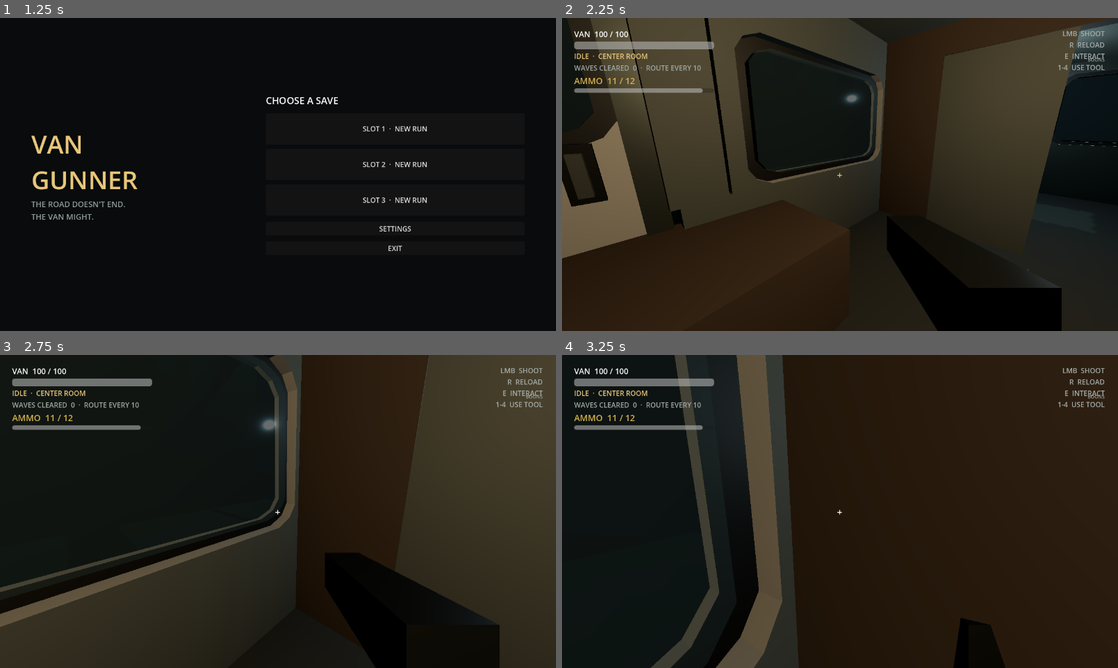
Above: before the commit, frames 1-4 (two rows, left to right).
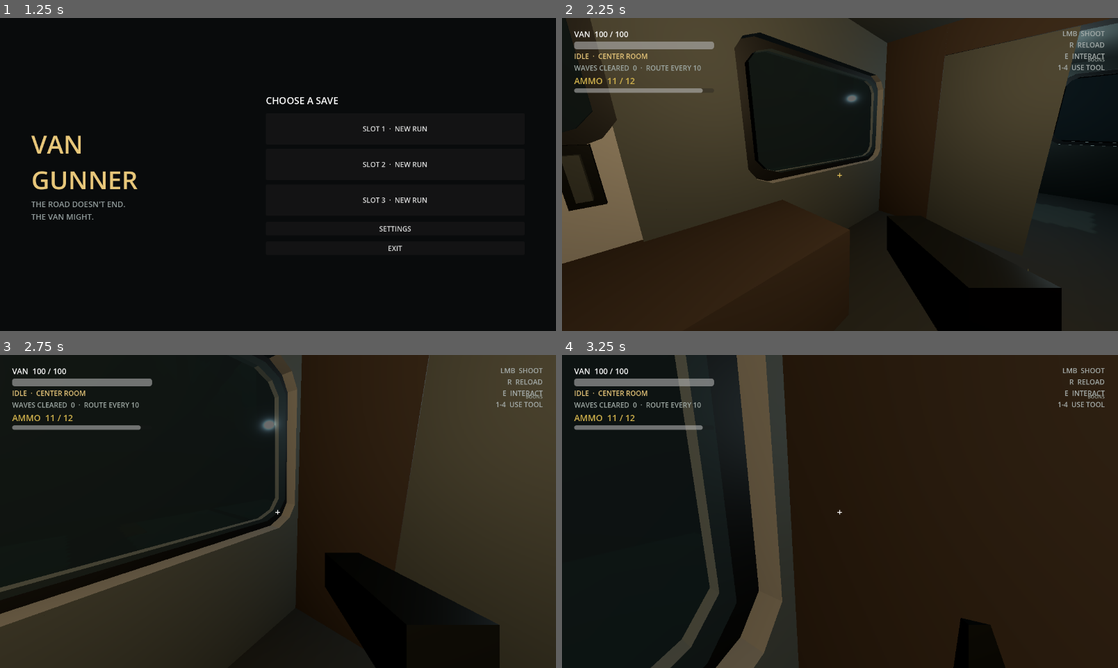
Above: after the commit, the same moments.

Repository: SebastianFreitas/van-gunner
Game: Godot game, scene res://scenes/boot/boot.tscn
Same seed, same stepped clock (60 frames per second), same inputs: the game is played once before the commit and once after it.
Inputs (mouse positions are in pixels of both pictures, inside the frame that each line leads up to):
- Up to frame 1 (1.25 s): tap Enter at 0.5 s; move the mouse to (400, 158) at 0.52 s; hold D (move_right) from 0.53 s (still down); hold E (interact) from 0.53 s (still down)
- Up to frame 2 (2.25 s): release D (move_right) at 1.25 s; release E (interact) at 1.25 s; click "SLOT 1 · NEW RUN" at 1.25 s; tap Space at 2 s; move the mouse to (812, 174) at 2.02 s; hold W (move_forward) from 2.03 s (still down); click (812, 174) at 2.1 s
- Up to frame 3 (2.75 s): keep holding W (move_forward)
- Up to frame 4 (3.25 s): keep holding W (move_forward); move the mouse to (851, 505) at 2.77 s; hold 1 (use_slot_1) from 2.78 s (still down)

Frame 1 is identical in both runs. In frame 2, 2.5% of the frame differs, in the area x 0-31%, y 0-79%; in frame 3, less than 0.1%; in frame 4, less than 0.1%.

Commit message:
Seal van pillars, rails, and side doors so the shell joints sit flush.
Co-authored-by: Cursor <cursoragent@cursor.com>

Diff:
--- a/scenes/van/van.tscn
+++ b/scenes/van/van.tscn
@@ -48,22 +48,22 @@
 roughness = 0.72
 
 [sub_resource type="BoxMesh" id="SideRailMesh"]
-size = Vector3(0.18, 1.05, 6.8)
+size = Vector3(0.18, 1.05, 6.9)
 
 [sub_resource type="BoxShape3D" id="SideRailShape"]
-size = Vector3(0.18, 1.05, 6.8)
+size = Vector3(0.18, 1.05, 6.9)
 
 [sub_resource type="BoxMesh" id="SideTopMesh"]
-size = Vector3(0.18, 0.55, 6.8)
+size = Vector3(0.18, 0.55, 6.9)
 
 [sub_resource type="BoxShape3D" id="SideTopShape"]
-size = Vector3(0.18, 0.55, 6.8)
+size = Vector3(0.18, 0.55, 6.9)
 
 [sub_resource type="BoxMesh" id="SidePillarMesh"]
-size = Vector3(0.18, 1.5, 0.42)
+size = Vector3(0.18, 3.05, 0.5)
 
 [sub_resource type="BoxShape3D" id="SidePillarShape"]
-size = Vector3(0.18, 1.5, 0.42)
+size = Vector3(0.18, 3.05, 0.5)
 
 [sub_resource type="StandardMaterial3D" id="RearWindowFrameMaterial"]
 albedo_color = Color(0.04, 0.045, 0.05, 1)
@@ -98,7 +98,7 @@
 roughness = 0.25
 
 [sub_resource type="BoxShape3D" id="SideDoorShape"]
-size = Vector3(0.22, 3.05, 2.42)
+size = Vector3(0.18, 3.05, 2.38)
 
 [sub_resource type="BoxMesh" id="RearWindowGlassMesh"]
 size = Vector3(1.8, 1.36, 0.04)
@@ -203,95 +203,95 @@
 mesh = SubResource("FloorMesh")
 
 [node name="LeftLowerRail" type="MeshInstance3D" parent="TravelPath/VanFollow/VanRig/Interior/Shell" unique_id=339440941]
-transform = Transform3D(1, 0, 0, 0, 1, 0, 0, 0, 1, -2.31, 0.525, 1.25)
+transform = Transform3D(1, 0, 0, 0, 1, 0, 0, 0, 1, -2.31, 0.525, 1.2)
 material_override = SubResource("WallMaterial")
 mesh = SubResource("SideRailMesh")
 
 [node name="LeftLowerCollision" type="CollisionShape3D" parent="TravelPath/VanFollow/VanRig/Interior/Shell" unique_id=1819202474]
-transform = Transform3D(1, 0, 0, 0, 1, 0, 0, 0, 1, -2.31, 0.525, 1.25)
+transform = Transform3D(1, 0, 0, 0, 1, 0, 0, 0, 1, -2.31, 0.525, 1.2)
 shape = SubResource("SideRailShape")
 
 [node name="LeftUpperRail" type="MeshInstance3D" parent="TravelPath/VanFollow/VanRig/Interior/Shell" unique_id=300041863]
-transform = Transform3D(1, 0, 0, 0, 1, 0, 0, 0, 1, -2.31, 2.8105245, 1.25)
+transform = Transform3D(1, 0, 0, 0, 1, 0, 0, 0, 1, -2.31, 2.85, 1.2)
 material_override = SubResource("WallMaterial")
 mesh = SubResource("SideTopMesh")
 
 [node name="LeftUpperCollision" type="CollisionShape3D" parent="TravelPath/VanFollow/VanRig/Interior/Shell" unique_id=1746780477]
-transform = Transform3D(1, 0, 0, 0, 1, 0, 0, 0, 1, -2.31, 2.875, 1.25)
+transform = Transform3D(1, 0, 0, 0, 1, 0, 0, 0, 1, -2.31, 2.85, 1.2)
 shape = SubResource("SideTopShape")
 
 [node name="RightLowerRail" type="MeshInstance3D" parent="TravelPath/VanFollow/VanRig/Interior/Shell" unique_id=259678759]
-transform = Transform3D(1, 0, 0, 0, 1, 0, 0, 0, 1, 2.31, 0.525, 1.25)
+transform = Transform3D(1, 0, 0, 0, 1, 0, 0, 0, 1, 2.31, 0.525, 1.2)
 material_override = SubResource("WallMaterial")
 mesh = SubResource("SideRailMesh")
 
 [node name="RightLowerCollision" type="CollisionShape3D" parent="TravelPath/VanFollow/VanRig/Interior/Shell" unique_id=83138049]
-transform = Transform3D(1, 0, 0, 0, 1, 0, 0, 0, 1, 2.31, 0.525, 1.25)
+transform = Transform3D(1, 0, 0, 0, 1, 0, 0, 0, 1, 2.31, 0.525, 1.2)
 shape = SubResource("SideRailShape")
 
 [node name="RightUpperRail" type="MeshInstance3D" parent="TravelPath/VanFollow/VanRig/Interior/Shell" unique_id=646741751]
-transform = Transform3D(1, 0, 0, 0, 1, 0, 0, 0, 1, 2.31, 2.8105245, 1.25)
+transform = Transform3D(1, 0, 0, 0, 1, 0, 0, 0, 1, 2.31, 2.85, 1.2)
 material_override = SubResource("WallMaterial")
 mesh = SubResource("SideTopMesh")
 
 [node name="RightUpperCollision" type="CollisionShape3D" parent="TravelPath/VanFollow/VanRig/Interior/Shell" unique_id=1390590106]
-transform = Transform3D(1, 0, 0, 0, 1, 0, 0, 0, 1, 2.31, 2.875, 1.25)
+transform = Transform3D(1, 0, 0, 0, 1, 0, 0, 0, 1, 2.31, 2.85, 1.2)
 shape = SubResource("SideTopShape")
 
 [node name="SidePillars" type="StaticBody3D" parent="TravelPath/VanFollow/VanRig/Interior/Shell" unique_id=1734239770]
 
 [node name="LeftRear" type="MeshInstance3D" parent="TravelPath/VanFollow/VanRig/Interior/Shell/SidePillars" unique_id=90263395]
-transform = Transform3D(1, 0, 0, 0, 1, 0, 0, 0, 1, -2.31, 1.775, 4.42)
+transform = Transform3D(1, 0, 0, 0, 1, 0, 0, 0, 1, -2.31, 1.525, 4.42)
 material_override = SubResource("WallMaterial")
 mesh = SubResource("SidePillarMesh")
 
 [node name="LeftMiddle" type="MeshInstance3D" parent="TravelPath/VanFollow/VanRig/Interior/Shell/SidePillars" unique_id=1516235068]
-transform = Transform3D(1, 0, 0, 0, 1, 0, 0, 0, 1, -2.31, 1.775, 1.25)
+transform = Transform3D(1, 0, 0, 0, 1, 0, 0, 0, 1, -2.31, 1.525, 1.25)
 material_override = SubResource("WallMaterial")
 mesh = SubResource("SidePillarMesh")
 
 [node name="LeftFront" type="MeshInstance3D" parent="TravelPath/VanFollow/VanRig/Interior/Shell/SidePillars" unique_id=925343552]
-transform = Transform3D(1, 0, 0, 0, 1, 0, 0, 0, 1, -2.31, 1.7877623, -1.9766937)
+transform = Transform3D(1, 0, 0, 0, 1, 0, 0, 0, 1, -2.31, 1.525, -2)
 material_override = SubResource("WallMaterial")
 mesh = SubResource("SidePillarMesh")
 
 [node name="RightRear" type="MeshInstance3D" parent="TravelPath/VanFollow/VanRig/Interior/Shell/SidePillars" unique_id=2029421694]
-transform = Transform3D(1, 0, 0, 0, 1, 0, 0, 0, 1, 2.31, 1.775, 4.42)
+transform = Transform3D(1, 0, 0, 0, 1, 0, 0, 0, 1, 2.31, 1.525, 4.42)
 material_override = SubResource("WallMaterial")
 mesh = SubResource("SidePillarMesh")
 
 [node name="RightMiddle" type="MeshInstance3D" parent="TravelPath/VanFollow/VanRig/Interior/Shell/SidePillars" unique_id=894746951]
-transform = Transform3D(1, 0, 0, 0, 1, 0, 0, 0, 1, 2.31, 1.775, 1.25)
+transform = Transform3D(1, 0, 0, 0, 1, 0, 0, 0, 1, 2.31, 1.525, 1.25)
 material_override = SubResource("WallMaterial")
 mesh = SubResource("SidePillarMesh")
 
 [node name="RightFront" type="MeshInstance3D" parent="TravelPath/VanFollow/VanRig/Interior/Shell/SidePillars" unique_id=518299233]
-transform = Transform3D(1, 0, 0, 0, 1, 0, 0, 0, 1, 2.31, 1.775, -2)
+transform = Transform3D(1, 0, 0, 0, 1, 0, 0, 0, 1, 2.31, 1.525, -2)
 material_override = SubResource("WallMaterial")
 mesh = SubResource("SidePillarMesh")
 
 [node name="LeftRearCollision" type="CollisionShape3D" parent="TravelPath/VanFollow/VanRig/Interior/Shell/SidePillars" unique_id=1462294698]
-transform = Transform3D(1, 0, 0, 0, 1, 0, 0, 0, 1, -2.31, 1.775, 4.42)
+transform = Transform3D(1, 0, 0, 0, 1, 0, 0, 0, 1, -2.31, 1.525, 4.42)
 shape = SubResource("SidePillarShape")
 
 [node name="LeftMiddleCollision" type="CollisionShape3D" parent="TravelPath/VanFollow/VanRig/Interior/Shell/SidePillars" unique_id=1572694219]
-transform = Transform3D(1, 0, 0, 0, 1, 0, 0, 0, 1, -2.31, 1.775, 1.25)
+transform = Transform3D(1, 0, 0, 0, 1, 0, 0, 0, 1, -2.31, 1.525, 1.25)
 shape = SubResource("SidePillarShape")
 
 [node name="LeftFrontCollision" type="CollisionShape3D" parent="TravelPath/VanFollow/VanRig/Interior/Shell/SidePillars" unique_id=1923883386]
-transform = Transform3D(1, 0, 0, 0, 1, 0, 0, 0, 1, -2.31, 1.775, -2)
+transform = Transform3D(1, 0, 0, 0, 1, 0, 0, 0, 1, -2.31, 1.525, -2)
 shape = SubResource("SidePillarShape")
 
 [node name="RightRearCollision" type="CollisionShape3D" parent="TravelPath/VanFollow/VanRig/Interior/Shell/SidePillars" unique_id=1344796928]
-transform = Transform3D(1, 0, 0, 0, 1, 0, 0, 0, 1, 2.31, 1.775, 4.42)
+transform = Transform3D(1, 0, 0, 0, 1, 0, 0, 0, 1, 2.31, 1.525, 4.42)
 shape = SubResource("SidePillarShape")
 
 [node name="RightMiddleCollision" type="CollisionShape3D" parent="TravelPath/VanFollow/VanRig/Interior/Shell/SidePillars" unique_id=370679857]
-transform = Transform3D(1, 0, 0, 0, 1, 0, 0, 0, 1, 2.31, 1.775, 1.25)
+transform = Transform3D(1, 0, 0, 0, 1, 0, 0, 0, 1, 2.31, 1.525, 1.25)
 shape = SubResource("SidePillarShape")
 
 [node name="RightFrontCollision" type="CollisionShape3D" parent="TravelPath/VanFollow/VanRig/Interior/Shell/SidePillars" unique_id=556399036]
-transform = Transform3D(1, 0, 0, 0, 1, 0, 0, 0, 1, 2.31, 1.775, -2)
+transform = Transform3D(1, 0, 0, 0, 1, 0, 0, 0, 1, 2.31, 1.525, -2)
 shape = SubResource("SidePillarShape")
 
 [node name="SideWindows" type="Node3D" parent="TravelPath/VanFollow/VanRig/Interior/Shell" unique_id=1970653052]
@@ -302,7 +302,7 @@
 [node name="WallPanel" type="CSGCombiner3D" parent="TravelPath/VanFollow/VanRig/Interior/Shell/SideWindows/LeftRear" unique_id=1158146212]
 
 [node name="Body" type="CSGBox3D" parent="TravelPath/VanFollow/VanRig/Interior/Shell/SideWindows/LeftRear/WallPanel" unique_id=528218169]
-size = Vector3(0.18, 1.55, 2.78)
+size = Vector3(0.18, 1.62, 2.86)
 material = SubResource("WallMaterial")
 
 [node name="WindowCut" type="CSGPolygon3D" parent="TravelPath/VanFollow/VanRig/Interior/Shell/SideWindows/LeftRear/WallPanel" unique_id=1666920913]
@@ -347,7 +347,7 @@
 [node name="WallPanel" type="CSGCombiner3D" parent="TravelPath/VanFollow/VanRig/Interior/Shell/SideWindows/LeftFront" unique_id=1486771477]
 
 [node name="Body" type="CSGBox3D" parent="TravelPath/VanFollow/VanRig/Interior/Shell/SideWindows/LeftFront/WallPanel" unique_id=446177907]
-size = Vector3(0.18, 1.55, 2.78)
+size = Vector3(0.18, 1.62, 2.86)
 material = SubResource("WallMaterial")
 
 [node name="WindowCut" type="CSGPolygon3D" parent="TravelPath/VanFollow/VanRig/Interior/Shell/SideWindows/LeftFront/WallPanel" unique_id=1493937975]
@@ -392,7 +392,7 @@
 [node name="WallPanel" type="CSGCombiner3D" parent="TravelPath/VanFollow/VanRig/Interior/Shell/SideWindows/RightRear" unique_id=892556649]
 
 [node name="Body" type="CSGBox3D" parent="TravelPath/VanFollow/VanRig/Interior/Shell/SideWindows/RightRear/WallPanel" unique_id=234134982]
-size = Vector3(0.18, 1.55, 2.78)
+size = Vector3(0.18, 1.62, 2.86)
 material = SubResource("WallMaterial")
 
 [node name="WindowCut" type="CSGPolygon3D" parent="TravelPath/VanFollow/VanRig/Interior/Shell/SideWindows/RightRear/WallPanel" unique_id=1690091195]
@@ -437,7 +437,7 @@
 [node name="WallPanel" type="CSGCombiner3D" parent="TravelPath/VanFollow/VanRig/Interior/Shell/SideWindows/RightFront" unique_id=1880513044]
 
 [node name="Body" type="CSGBox3D" parent="TravelPath/VanFollow/VanRig/Interior/Shell/SideWindows/RightFront/WallPanel" unique_id=2106676305]
-size = Vector3(0.18, 1.55, 2.78)
+size = Vector3(0.18, 1.62, 2.86)
 material = SubResource("WallMaterial")
 
 [node name="WindowCut" type="CSGPolygon3D" parent="TravelPath/VanFollow/VanRig/Interior/Shell/SideWindows/RightFront/WallPanel" unique_id=597506156]
@@ -479,23 +479,23 @@
 [node name="SideDoors" type="Node3D" parent="TravelPath/VanFollow/VanRig/Interior/Shell" unique_id=1902064671]
 
 [node name="Left" type="Node3D" parent="TravelPath/VanFollow/VanRig/Interior/Shell/SideDoors" unique_id=285426358]
-transform = Transform3D(1, 0, 0, 0, 1, 0, 0, 0, 1, -2.4, 1.525, -3.41)
+transform = Transform3D(1, 0, 0, 0, 1, 0, 0, 0, 1, -2.31, 1.525, -3.41)
 
 [node name="Panel" type="CSGCombiner3D" parent="TravelPath/VanFollow/VanRig/Interior/Shell/SideDoors/Left" unique_id=1992283155]
 
 [node name="Body" type="CSGBox3D" parent="TravelPath/VanFollow/VanRig/Interior/Shell/SideDoors/Left/Panel" unique_id=1566990378]
-size = Vector3(0.2, 3.05, 2.42)
-material = SubResource("DoorMaterial")
+size = Vector3(0.18, 3.05, 2.38)
+material = SubResource("WallMaterial")
 
 [node name="OuterSkin" type="CSGBox3D" parent="TravelPath/VanFollow/VanRig/Interior/Shell/SideDoors/Left/Panel" unique_id=834392608]
-transform = Transform3D(1, 0, 0, 0, 1, 0, 0, 0, 1, -0.02, 0, 0)
-size = Vector3(0.04, 3.01, 2.38)
+transform = Transform3D(1, 0, 0, 0, 1, 0, 0, 0, 1, -0.08, 0, 0)
+size = Vector3(0.04, 3.01, 2.34)
 material = SubResource("SideDoorTrimMaterial")
 
 [node name="Inset" type="CSGBox3D" parent="TravelPath/VanFollow/VanRig/Interior/Shell/SideDoors/Left/Panel" unique_id=2048385247]
-transform = Transform3D(1, 0, 0, 0, 1, 0, 0, 0, 1, 0.08, -0.15, 0)
-operation = 2
-size = Vector3(0.06, 2.55, 2.1)
+transform = Transform3D(1, 0, 0, 0, 1, 0, 0, 0, 1, 0.07, -0.15, 0)
+operation = 2
+size = Vector3(0.05, 2.55, 2.05)
 
 [node name="WindowCut" type="CSGPolygon3D" parent="TravelPath/VanFollow/VanRig/Interior/Shell/SideDoors/Left/Panel" unique_id=1239395783]
 transform = Transform3D(0, 0, 1, 0, 1, 0, -1, 0, 0, 0.12, 0.55, 0)
@@ -546,23 +546,23 @@
 material = SubResource("SideDoorHandleMaterial")
 
 [node name="Right" type="Node3D" parent="TravelPath/VanFollow/VanRig/Interior/Shell/SideDoors" unique_id=532555923]
-transform = Transform3D(1, 0, 0, 0, 1, 0, 0, 0, 1, 2.4, 1.525, -3.41)
+transform = Transform3D(1, 0, 0, 0, 1, 0, 0, 0, 1, 2.31, 1.525, -3.41)
 
 [node name="Panel" type="CSGCombiner3D" parent="TravelPath/VanFollow/VanRig/Interior/Shell/SideDoors/Right" unique_id=2057324694]
 
 [node name="Body" type="CSGBox3D" parent="TravelPath/VanFollow/VanRig/Interior/Shell/SideDoors/Right/Panel" unique_id=1248690556]
-size = Vector3(0.2, 3.05, 2.42)
-material = SubResource("DoorMaterial")
+size = Vector3(0.18, 3.05, 2.38)
+material = SubResource("WallMaterial")
 
 [node name="OuterSkin" type="CSGBox3D" parent="TravelPath/VanFollow/VanRig/Interior/Shell/SideDoors/Right/Panel" unique_id=1469848193]
-transform = Transform3D(1, 0, 0, 0, 1, 0, 0, 0, 1, 0.02, 0, 0)
-size = Vector3(0.04, 3.01, 2.38)
+transform = Transform3D(1, 0, 0, 0, 1, 0, 0, 0, 1, 0.08, 0, 0)
+size = Vector3(0.04, 3.01, 2.34)
 material = SubResource("SideDoorTrimMaterial")
 
 [node name="Inset" type="CSGBox3D" parent="TravelPath/VanFollow/VanRig/Interior/Shell/SideDoors/Right/Panel" unique_id=60930723]
-transform = Transform3D(1, 0, 0, 0, 1, 0, 0, 0, 1, -0.08, -0.15, 0)
-operation = 2
-size = Vector3(0.06, 2.55, 2.1)
+transform = Transform3D(1, 0, 0, 0, 1, 0, 0, 0, 1, -0.07, -0.15, 0)
+operation = 2
+size = Vector3(0.05, 2.55, 2.05)
 
 [node name="WindowCut" type="CSGPolygon3D" parent="TravelPath/VanFollow/VanRig/Interior/Shell/SideDoors/Right/Panel" unique_id=425401244]
 transform = Transform3D(0, 0, -1, 0, 1, 0, 1, 0, 0, -0.12, 0.55, 0)
@@ -613,11 +613,11 @@
 material = SubResource("SideDoorHandleMaterial")
 
 [node name="LeftSideDoorCollision" type="CollisionShape3D" parent="TravelPath/VanFollow/VanRig/Interior/Shell" unique_id=245777709]
-transform = Transform3D(1, 0, 0, 0, 1, 0, 0, 0, 1, -2.4, 1.525, -3.41)
+transform = Transform3D(1, 0, 0, 0, 1, 0, 0, 0, 1, -2.31, 1.525, -3.41)
 shape = SubResource("SideDoorShape")
 
 [node name="RightSideDoorCollision" type="CollisionShape3D" parent="TravelPath/VanFollow/VanRig/Interior/Shell" unique_id=964440164]
-transform = Transform3D(1, 0, 0, 0, 1, 0, 0, 0, 1, 2.4, 1.525, -3.41)
+transform = Transform3D(1, 0, 0, 0, 1, 0, 0, 0, 1, 2.31, 1.525, -3.41)
 shape = SubResource("SideDoorShape")
 
 [node name="RearWall" type="Node3D" parent="TravelPath/VanFollow/VanRig/Interior/Shell" unique_id=1122502090 groups=["rear_doors"]]
